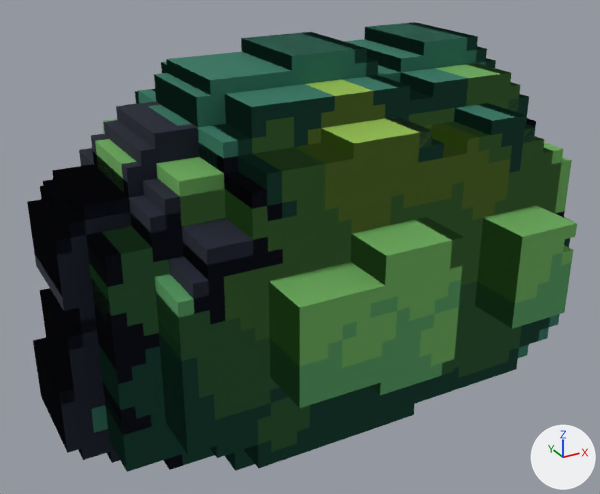
The glTF model balanca/public/voxel/deco/Bushe2.glb as it was, and as the next commit left it.
Before and after are seen from a 50 mm camera at (-29.7, -53.7, 40.7) aimed at (-0.3, -0.3, 14.0). Lighting does not change. The marker at lower right points along +X, +Y and +Z. The picture after the commit comes second. Where no turn or scale is listed for an object, it has been applied to the vertices. Vertices at exactly the same position are counted once.
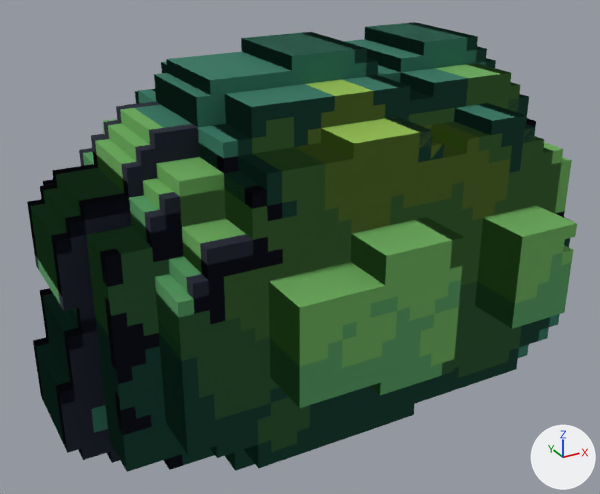
Location of each change, (x1, y1, x2, y2) in pixels of the pictures (600 x 494 px):
part 1 of me_mesh_1, reshaped: before (43, 182, 152, 383); after (27, 165, 169, 468)
part 2 of me_mesh_1, added (green): after (183, 175, 253, 274)
part 3 of me_mesh_2, reshaped: before (91, 91, 224, 368); after (33, 91, 253, 398)
part 4 of me_mesh_4, reshaped: before (32, 233, 123, 434); after (31, 230, 123, 459)

The change, as a diff of the scene's bpy script:
```diff
--- a/balanca/public/voxel/deco/Bushe2.glb.py
+++ b/balanca/public/voxel/deco/Bushe2.glb.py
@@ me_mesh_1 @@
 # used by ob_mesh_1; location = (-21.0, 16.0, 0.0)
-me_mesh_1.from_pydata(...)  # 1372 vertices, 1736 faces; spans x 0.0..42.0, y -32.0..0.0, z 0.0..30.0
+me_mesh_1.from_pydata(...)  # 1551 vertices, 2010 faces; spans x 0.0..42.0, y -32.0..0.0, z 0.0..30.0
+# me_mesh_1 part 1: 7 vertices removed from x 3.0..4.0, y -20.0..-12.0, z 10.0..20.0; 95 vertices added at x 0.0..12.0, y -23.0..-5.0, z 1.0..25.0
+# me_mesh_1 part 2: 9 vertices added at x 7.0..12.0, y -27.0, z 17.0..24.0
+# other edits to the shape of me_mesh_1 do not show in these pictures
 me_mesh_1.materials.append(mat_paleta)
@@ me_mesh_2 @@
 # used by ob_mesh_2; location = (-21.0, 16.0, 0.0)
-me_mesh_2.from_pydata(...)  # 1378 vertices, 1732 faces; spans x 0.0..42.0, y -32.0..0.0, z 0.0..30.0
+me_mesh_2.from_pydata(...)  # 1545 vertices, 1992 faces; spans x 0.0..42.0, y -32.0..0.0, z 0.0..30.0
+# me_mesh_2 part 3: 16 vertices removed from x 3.0..11.0, y -20.0..-12.0, z 10.0..26.0; 107 vertices added at x 0.0..12.0, y -27.0..-5.0, z 2.0..26.0
+# other edits to the shape of me_mesh_2 do not show in these pictures
 me_mesh_2.materials.append(mat_paleta)
@@ me_mesh_4 @@
 # used by ob_mesh_4; location = (-21.0, 16.0, 0.0)
-me_mesh_4.from_pydata(...)  # 1444 vertices, 1834 faces; spans x 0.0..42.0, y -32.0..0.0, z 0.0..30.0
+me_mesh_4.from_pydata(...)  # 1629 vertices, 2118 faces; spans x 0.0..42.0, y -32.0..0.0, z 0.0..30.0
+# me_mesh_4 part 4: 15 vertices removed from x 1.0..7.0, y -20.0..-12.0, z 9.0..22.0; 108 vertices added at x 0.0..13.0, y -27.0..-5.0, z 1.0..25.0
+# other edits to the shape of me_mesh_4 do not show in these pictures
 me_mesh_4.materials.append(mat_paleta)
```
